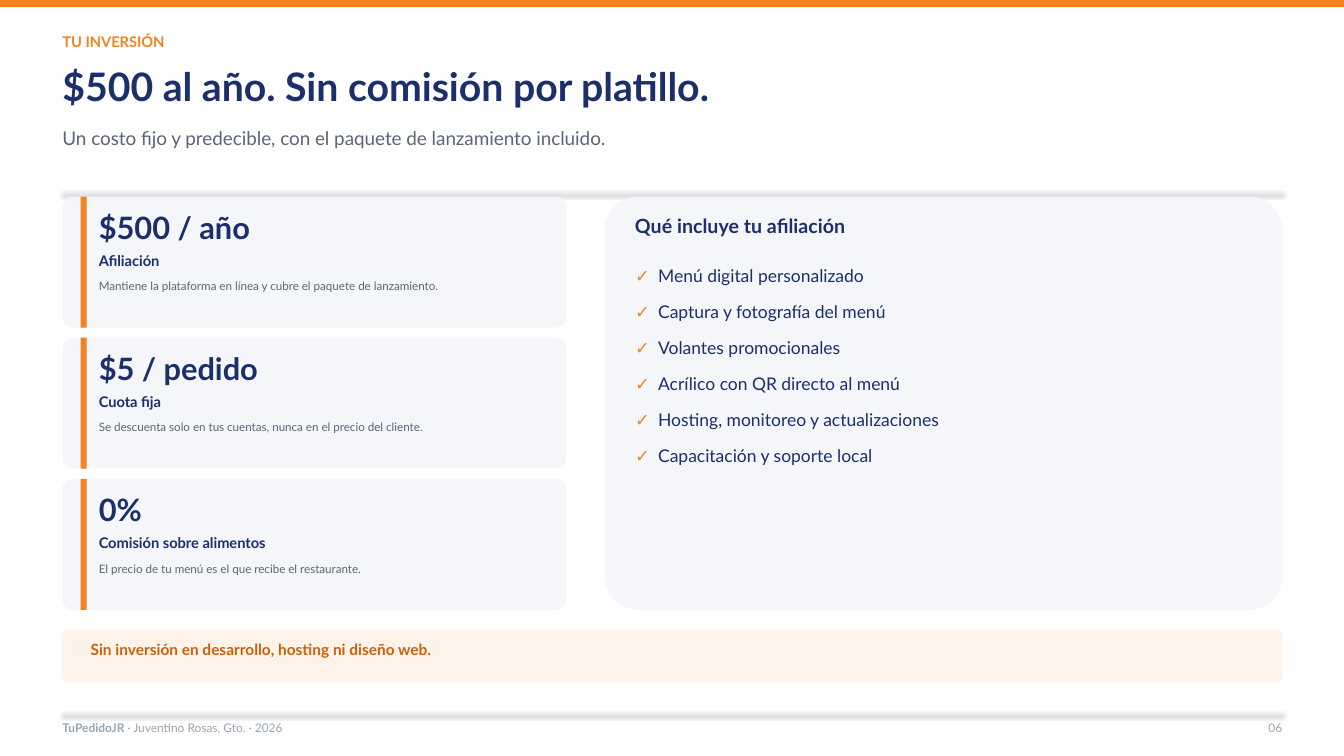
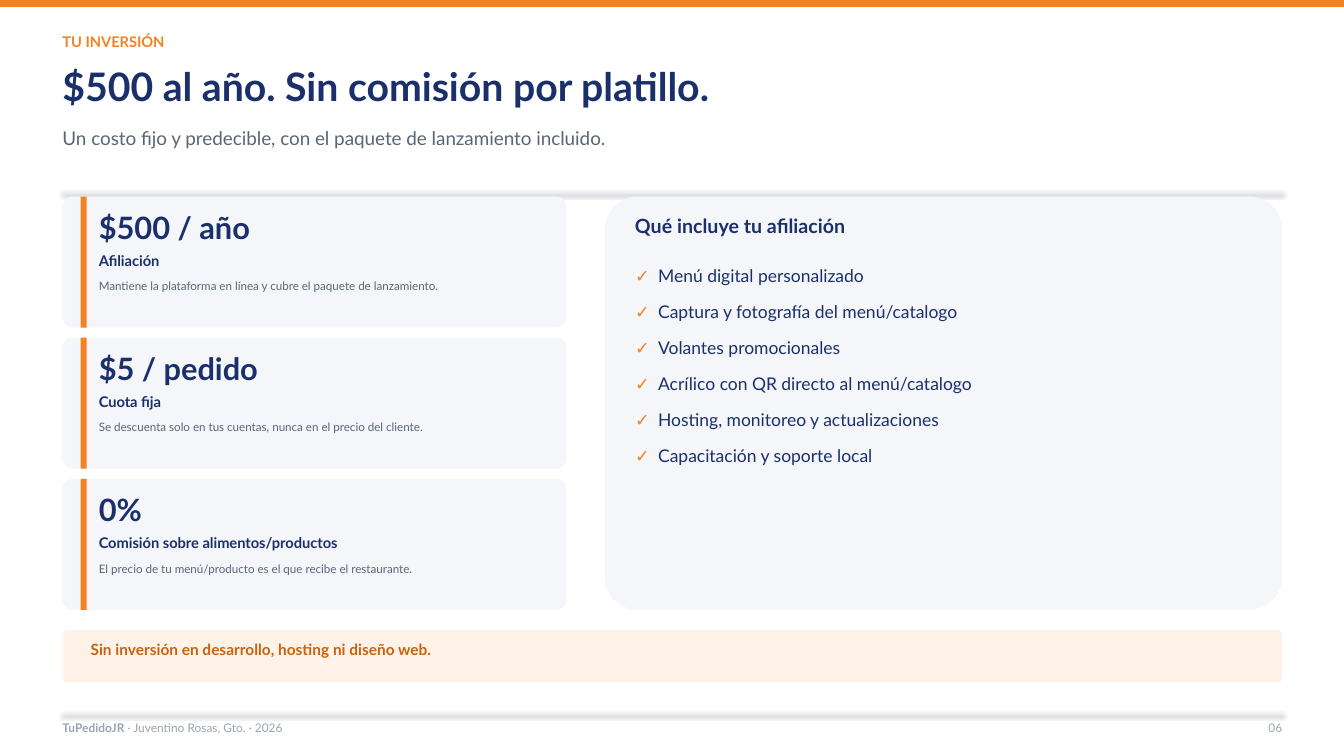
Before and after one commit to Lodoman-old/TuPedidoJR, a slide deck: slide 6 of docs/presentacion/TuPedidoJR_Restaurantes_2026.pptx. Drawn at 1344x756 pixels with LibreOffice and Linux fonts; fonts in the diff are those of the drawing. Boxes give left, top, right and bottom in pixels: in the first picture for what was removed or moved away, otherwise in the second. Text is boxed around its words. In the diff, an @@ line names an element or a change of style, - is before the commit and + after.

```diff
--- a/docs/presentacion/TuPedidoJR_Restaurantes_2026.pptx
+++ b/docs/presentacion/TuPedidoJR_Restaurantes_2026.pptx
@@ text at (658, 305, 957, 321): text changed @@
-✓ Captura y fotografía del menú
+✓ Captura y fotografía del menú/catalogo
@@ text at (658, 377, 972, 393): text changed @@
-✓ Acrílico con QR directo al menú
+✓ Acrílico con QR directo al menú/catalogo
@@ text at (99, 537, 338, 551): text changed @@
-Comisión sobre alimentos
+Comisión sobre alimentos/productos
@@ text at (99, 564, 412, 575): text changed @@
-El precio de tu menú es el que recibe el restaurante.
+El precio de tu menú/producto es el que recibe el restaurante.
```
Also in this commit, not shown: 7 other slides changed, 1 slide added, 7 other files.
